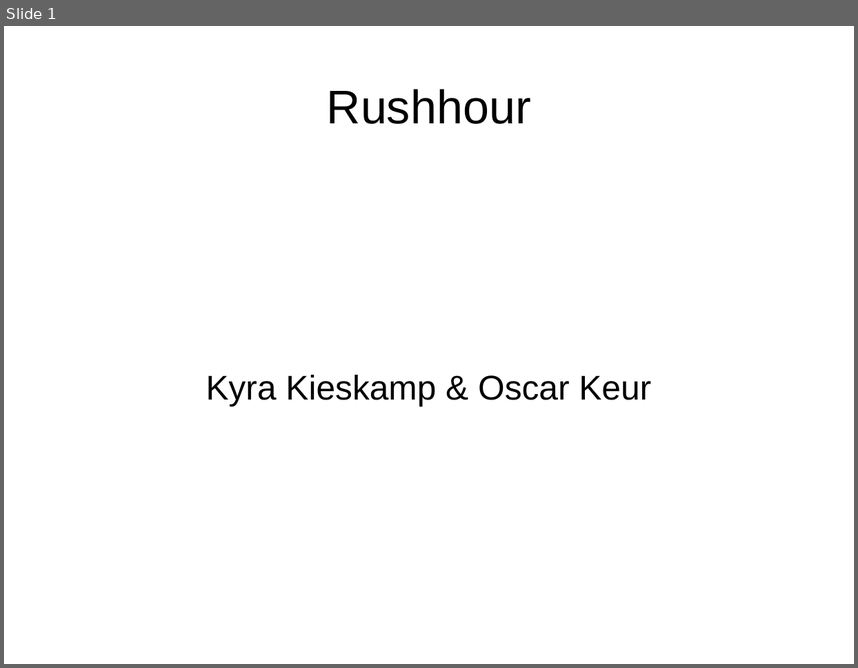
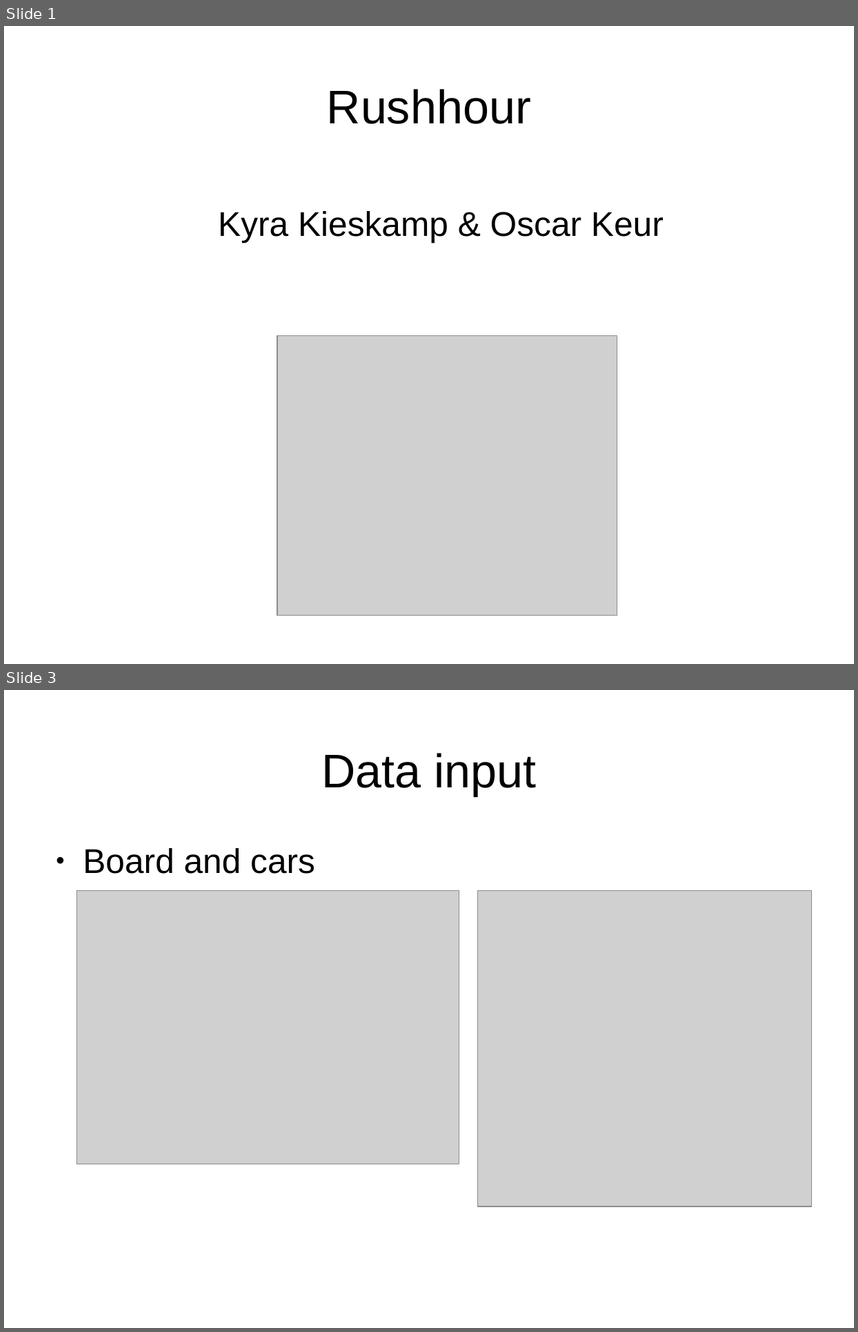
Before and after one commit to oekeur/MinProg_Heuristieken, a slide deck: Presentation rushhour week 4.odp. Shown one above the other, each under a label of ours: slide 1 before the commit, slides 1 and 3 after it; the slides between them are not shown. The pictures are 858x668 and 858x1332 pixels, drawn with LibreOffice and Linux fonts; fonts in the diff are those of the drawing; grey boxes stand for pictures. Boxes give left, top, right and bottom in pixels: in the first picture for what was removed or moved away, otherwise in the second. Text is boxed around its words. In the diff, an @@ line names an element or a change of style, - is before the commit and + after.

```diff
--- a/Presentation rushhour week 4.odp
+++ b/Presentation rushhour week 4.odp
@@ slide 3 added at bbox=[4, 690, 854, 1328], background #FFFFFF @@
@@ title added at bbox=[321, 753, 536, 796], 44 pt, text #000000 @@
+Data input
@@ text added at bbox=[83, 848, 315, 874], 32 pt, text #000000 @@
+● Board and cars
@@ picture added at bbox=[76, 891, 459, 1163] @@
@@ picture added at bbox=[477, 891, 812, 1206] @@
@@ slide 1 changed as well @@
@@ subtitle "Kyra Kieskamp & Oscar Keur": place and size @@
-subtitle "Kyra Kieskamp & Oscar Keur" at bbox=[206, 374, 651, 405]
+subtitle "Kyra Kieskamp & Oscar Keur" at bbox=[218, 211, 664, 243]
@@ picture added at bbox=[277, 336, 617, 615] @@
```
Also in this commit, not shown: 6 other slides added, 5 slides removed.
